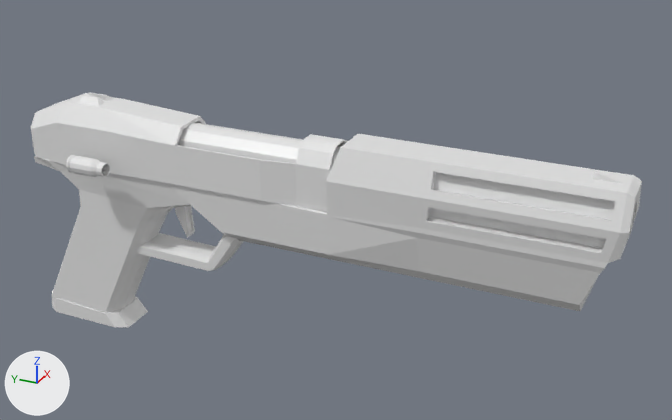
What one commit did to the Blender file Assets/weapons/in-progress/auto-10.blend.
The view is the same before and after, from a camera (50 mm lens) standing at (-16.31, -5.97, 7.1) and looking at (0.46, 1.58, -1.28). The axes (+X, +Y, +Z) are drawn at lower left. The lights are the same throughout.
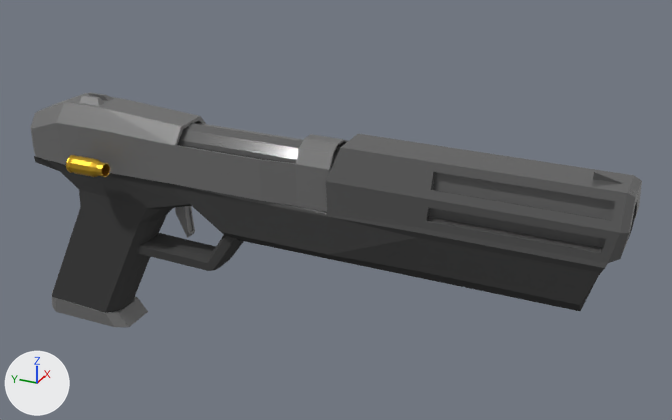
Commit message: put materials on auto 10

Scene script edits in JSON lines:
```json
{"op": "add", "block": "mat_brass", "code": ["mat_brass = principled_material('brass')", "mat_brass.base_color = (0.8, 0.488, 0.044)  # yellow #e7b93b", "mat_brass.metallic = 1.0", "mat_brass.roughness = 0.382"]}
{"op": "add", "block": "mat_bsemetal2", "code": ["mat_bsemetal2 = principled_material('bsemetal2')", "mat_bsemetal2.base_color = (0.146, 0.146, 0.146)  # dark grey #6b6b6b", "mat_bsemetal2.specular_ior_level = 0.9"]}
{"op": "add", "block": "mat_base1melta", "code": ["mat_base1melta = principled_material('base1melta')", "mat_base1melta.base_color = (0.0997, 0.0997, 0.0997)  # dark grey #595959", "mat_base1melta.metallic = 0.0682", "mat_base1melta.roughness = 0.118", "mat_base1melta.specular_ior_level = 0.777"]}
{"op": "add", "block": "mat_base1", "code": ["mat_base1 = principled_material('base1')", "mat_base1.base_color = (0.0636, 0.0636, 0.0636)  # dark grey #474747", "mat_base1.roughness = 0.4", "mat_base1.specular_ior_level = 0.0"]}
{"block": "me_cube", "where": "me_cube.from_pydata(...)  # 558 vertices, 529 faces; spans x -0.69..0.69, y -4.6..9.19, z -4.75..0.69"}
{"block": "me_cube", "where": "# used by ob_cube; location = (0.0, 0.0, 0.0)"}
{"block": "me_cube", "change": "me_cube part 1: 232 of the faces centred in x -0.6..0.6, y 2.3..9.03, z -4.74..-0.84 switch from mat_material (white #e7e7e7) to mat_base1 (dark grey #474747)"}
{"block": "me_cube", "change": "me_cube part 2: 12 of the faces centred in x -0.6..0.6, y -4.14..-2.26, z -2.14..-0.97 switch from mat_material (white #e7e7e7) to mat_base1 (dark grey #474747)"}
{"block": "me_cube", "change": "me_cube part 3: 7 of the faces centred in x -0.6..0.6, y 0.33, z -2.14..-1.17 switch from mat_material (white #e7e7e7) to mat_base1 (dark grey #474747)"}
{"block": "me_cube", "change": "me_cube part 4: 159 of the faces centred in x -0.66..0.66, y -0.89..8.48, z -0.89..0.55 switch from mat_material (white #e7e7e7) to mat_base1melta (dark grey #595959)"}
{"block": "me_cube", "change": "me_cube part 5: 119 of the faces centred in x -0.68..0.68, y -4.6..-2.22, z -1.05..0.66 switch from mat_material (white #e7e7e7) to mat_base1melta (dark grey #595959)"}
{"block": "me_cube_001", "where": "me_cube_001.from_pydata(...)  # 242 vertices, 182 faces; spans x -0.68..0.68, y -6.58..1.09, z -0.85..0.69"}
{"op": "add", "block": "me_cube_001", "code": "me_cube_001.materials.append(mat_bsemetal2)  # dark grey #6b6b6b"}
{"block": "me_cube_002", "where": "me_cube_002.from_pydata(...)  # 28 vertices, 26 faces; spans x -0.133..0.133, y -0.149..0.189, z -1.037..0.124"}
{"op": "add", "block": "me_cube_002", "code": "me_cube_002.materials.append(mat_bsemetal2)  # dark grey #6b6b6b"}
{"block": "me_cube_003", "where": "me_cube_003.from_pydata(...)  # 44 vertices, 42 faces; spans x -0.55..0.55, y -2.24..1.14, z -0.91..3.74"}
{"block": "me_cube_003", "where": "# used by ob_cube_003; location = (0.0, 8.1, -4.17)"}
{"block": "me_cube_003", "change": "me_cube_003 part 6: all 21 faces centred in x -0.55..0.55, y -1.17..1.12, z -0.91..-0.5 switch from no material to mat_bsemetal2 (dark grey #6b6b6b)"}
{"op": "add", "block": "me_cube_003", "code": "me_cube_003.materials.append(mat_base1melta)  # dark grey #595959"}
{"block": "me_cylinder_001", "where": "me_cylinder_001.from_pydata(...)  # 132 vertices, 122 faces; spans x -1.337..-0.936, y -0.203..0.716, z -0.133..0.267"}
{"op": "add", "block": "me_cylinder_001", "code": "me_cylinder_001.materials.append(mat_brass)  # yellow #e7b93b"}
```

Location of each change, (x1, y1, x2, y2) in pixels of the pictures (672 x 420 px):
```json
{"object": "Cube.001", "change": "recoloured", "before": [31, 92, 348, 212], "after": [31, 92, 348, 212], "on screen": "white to grey"}
{"object": "Cylinder.001", "change": "recoloured", "before": [66, 155, 110, 177], "after": [66, 155, 110, 177], "on screen": "white to yellow"}
{"object": "Cube.002", "change": "recoloured", "before": [175, 206, 195, 238], "after": [175, 206, 195, 238]}
{"part": 1, "of": "me_cube", "change": "recoloured", "before": [34, 156, 334, 313], "after": [34, 156, 334, 313]}
{"part": 2, "of": "me_cube", "change": "recoloured", "before": [416, 232, 605, 311], "after": [416, 232, 605, 311]}
{"part": 3, "of": "me_cube", "change": "recoloured", "before": [327, 216, 421, 278], "after": [327, 216, 421, 278]}
{"part": 4, "of": "me_cube", "change": "recoloured", "before": [46, 123, 440, 232], "after": [46, 123, 440, 232], "on screen": "white to grey"}
{"part": 5, "of": "me_cube", "change": "recoloured", "before": [416, 146, 642, 268], "after": [416, 146, 642, 268], "on screen": "white to grey"}
{"part": 6, "of": "me_cube_003", "change": "recoloured", "before": [52, 291, 148, 328], "after": [52, 291, 148, 328]}
```
